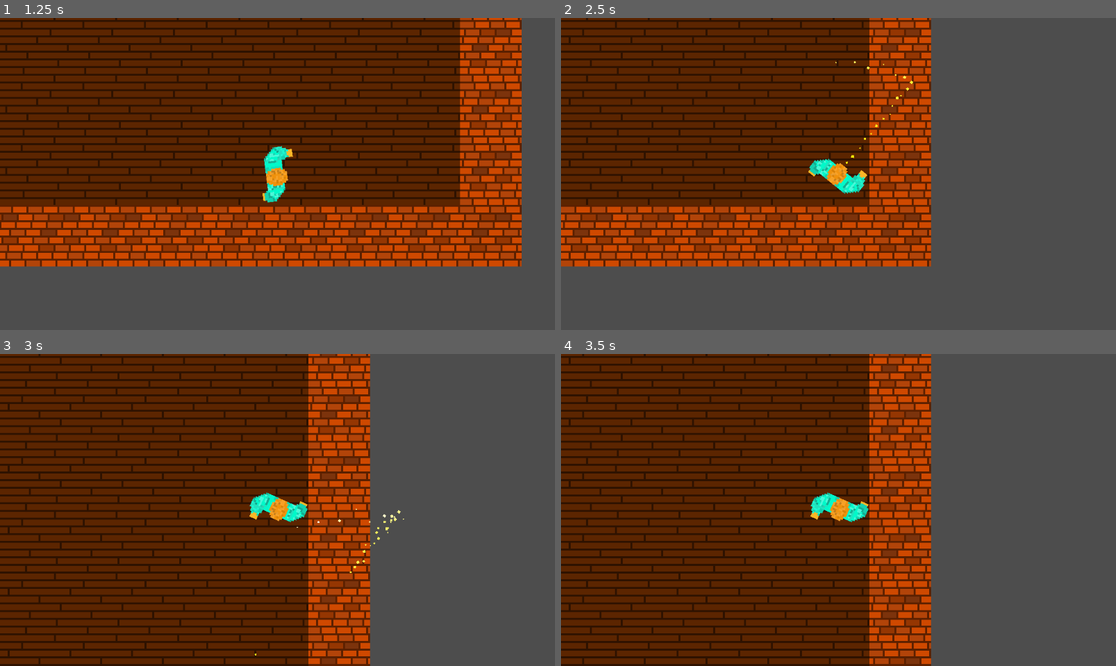
Above: before the commit, frames 1-4 (two rows, left to right).
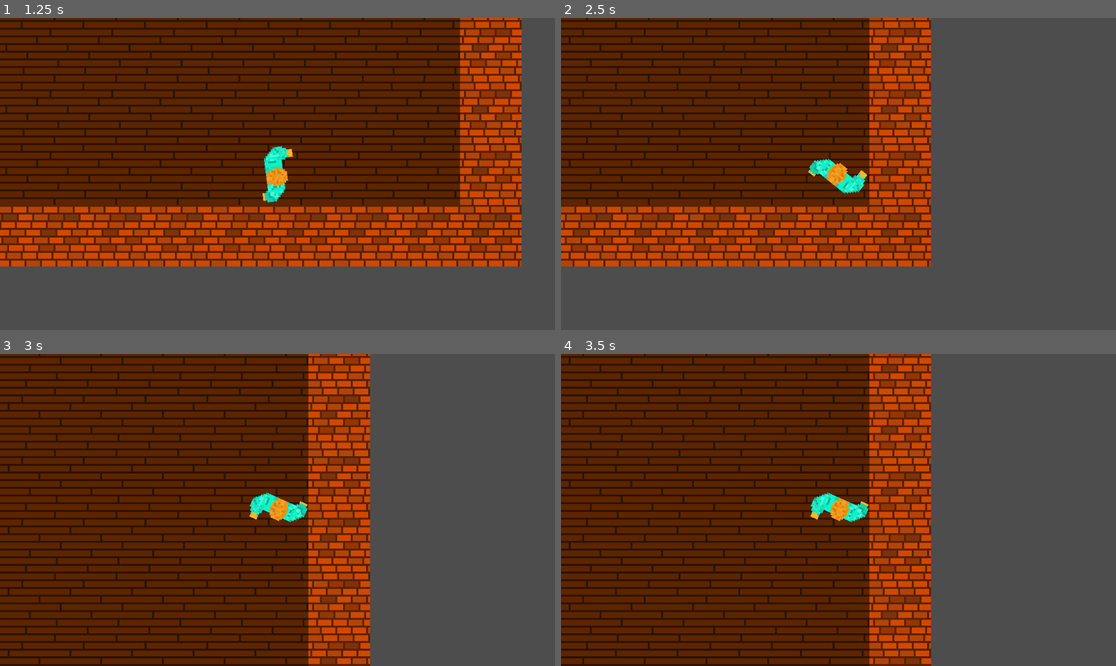
Above: after the commit, the same moments.

Repository: Jibby-Games/PizzaJam11
Game: Godot game, scene res://menu/intro.tscn
Two runs of this game, one before a commit and one after it. Both use one fixed random seed, a clock stepped at 60 frames per second and the inputs below.
Inputs (mouse positions are in pixels of both pictures, inside the frame that each line leads up to):
- Up to frame 1 (1.25 s): move the mouse to (399, 158) at 0.52 s; press the mouse at (399, 158) at 0.53 s; hold D (right) from 0.53 s (still down)
- Up to frame 2 (2.5 s): move the mouse to (727, 189) at 1.27 s; release D (right) at 1.28 s; release the mouse at (727, 189) at 1.28 s; hold S (down) 1.28-2.03 s; click (727, 189) at 1.35 s; move the mouse to (894, 105) at 2.02 s; press the mouse at (894, 105) at 2.03 s; hold D (right) from 2.03 s (still down)
- Up to frame 3 (3 s): move the mouse to (249, 572) at 2.77 s; release D (right) at 2.78 s; release the mouse at (249, 572) at 2.78 s; hold W (up) from 2.78 s (still down); click (249, 572) at 2.85 s
- Up to frame 4 (3.5 s): keep holding W (up)

Frame 1 is identical in both runs. In frame 2, less than 0.1% of the frame differs, in the area x 49-64%, y 13-47%; in frame 3, less than 0.1%, in the area x 45-73%, y 49-97%; in frame 4, nothing differs.

Commit message:
feat: basic UI node autoload

Diff:
--- a/project.godot
+++ b/project.godot
@@ -13,6 +13,10 @@
 config/name="PizzaJam11"
 run/main_scene="res://menu/intro.tscn"
 config/features=PackedStringArray("4.2", "Forward Plus")
+
+[autoload]
+
+UI="*res://ui/ui.tscn"
 
 [input]
 
--- /dev/null
+++ b/ui/ui.gd
@@ -0,0 +1,12 @@
+extends Control
+
+
+# Called when the node enters the scene tree for the first time.
+func _ready() -> void:
+	# Hide everything by default
+	for child in get_children():
+		child.hide()
+
+
+func show_win() -> void:
+	$WinScreen.show()
--- /dev/null
+++ b/ui/ui.tscn
@@ -0,0 +1,60 @@
+[gd_scene load_steps=5 format=3 uid="uid://bss4sr7ub8gxu"]
+
+[ext_resource type="Script" path="res://ui/ui.gd" id="1_hd550"]
+
+[sub_resource type="PlaceholderTexture2D" id="PlaceholderTexture2D_twojf"]
+
+[sub_resource type="SystemFont" id="SystemFont_fv4x8"]
+
+[sub_resource type="LabelSettings" id="LabelSettings_qqwd6"]
+font = SubResource("SystemFont_fv4x8")
+font_size = 64
+
+[node name="CanvasLayer" type="CanvasLayer"]
+
+[node name="UI" type="Control" parent="."]
+layout_mode = 3
+anchors_preset = 15
+anchor_right = 1.0
+anchor_bottom = 1.0
+grow_horizontal = 2
+grow_vertical = 2
+script = ExtResource("1_hd550")
+
+[node name="WinScreen" type="Control" parent="UI"]
+layout_mode = 1
+anchors_preset = 15
+anchor_right = 1.0
+anchor_bottom = 1.0
+grow_horizontal = 2
+grow_vertical = 2
+
+[node name="TextureRect" type="TextureRect" parent="UI/WinScreen"]
+modulate = Color(0, 0, 0, 1)
+layout_mode = 1
+anchors_preset = 15
+anchor_right = 1.0
+anchor_bottom = 1.0
+grow_horizontal = 2
+grow_vertical = 2
+texture = SubResource("PlaceholderTexture2D_twojf")
+
+[node name="Label" type="Label" parent="UI/WinScreen"]
+layout_mode = 1
+anchors_preset = 8
+anchor_left = 0.5
+anchor_top = 0.5
+anchor_right = 0.5
+anchor_bottom = 0.5
+offset_left = -376.5
+offset_top = -89.5
+offset_right = 376.5
+offset_bottom = 89.5
+grow_horizontal = 2
+grow_vertical = 2
+text = "You didn't piss yourself!
+Well done!"
+label_settings = SubResource("LabelSettings_qqwd6")
+horizontal_alignment = 1
+vertical_alignment = 1
+autowrap_mode = 3
